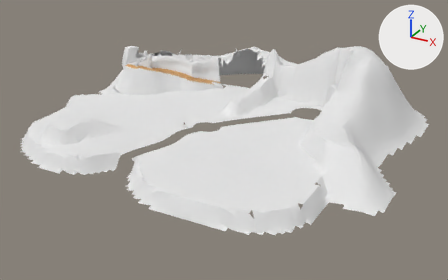
The FBX model assets/world/world-finish/world-finish-path.fbx as it was, and as the next commit left it.
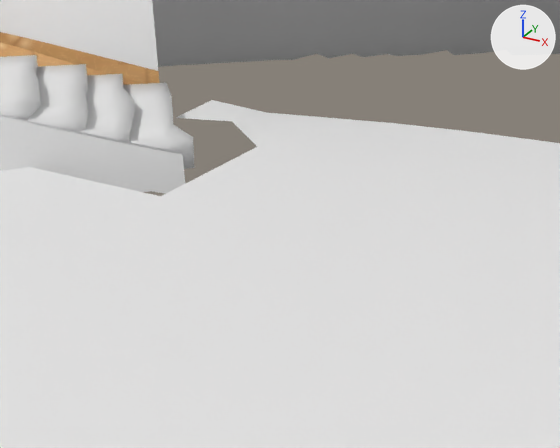
Each version is shown whole from a 50 mm lens placed at (212.0, -329.5, 161.8), pointed at (19.6, 20.3, -13.1), then close up from a 50 mm lens placed at (-0.7, 62.9, 9.7), pointed at (-15.1, 89.0, -3.4). The lights are fixed; the arrows at upper right show +X, +Y and +Z. The first two pictures are the older version.

Script lines for the objects in view, before the commit:
```python
me_terrain_ground__grass_003 = bpy.data.meshes.new('Terrain_Ground__grass.003')
me_terrain_ground__grass_003.from_pydata(...)  # 3112 vertices, 5484 faces; spans x -114.0..114.0, y -105.0..105.0, z -23.0..23.0
me_terrain_ground__grass_003.materials.append(mat_wf_grass)  # white #e7e7e7
# before: 222 (-27.0, 69.0, -23.0) at pixel (232, 121), 244 (-30.0, 66.0, -23.0), 245 (-24.0, 66.0, -23.0) at pixel (257, 146), 271 (-30.0, 63.0, -23.0), 272 (-24.0, 63.0, -23.0) at pixel (213, 169)
# before: 295 (-30.0, 60.0, -23.0), 296 (-27.0, 60.0, -23.0) at pixel (87, 179), 297 (-24.0, 60.0, -23.0) at pixel (160, 196)
me_w7_f_path__dirt_path = bpy.data.meshes.new('W7_F_Path__dirt_path')
me_w7_f_path__dirt_path.from_pydata(...)  # 173 vertices, 113 faces; spans x -84.4..-22.1, y 41.6..87.1, z 1.5..19.1
me_w7_f_path__dirt_path.materials.append(mat_wf_dirt_path)  # picture img_w1_dirt_path_png
me_w7_f_pathwall__cliff_rock = bpy.data.meshes.new('W7_F_PathWall__cliff_rock')
me_w7_f_pathwall__cliff_rock.from_pydata(...)  # 686 vertices, 448 faces; spans x -89.1..-16.6, y 32.6..99.3, z -1.1..25.0
me_w7_f_pathwall__cliff_rock.materials.append(mat_wf_cliff_rock)  # white #e7e7e7
ob_w7_cd_ground__grass = bpy.data.objects.new('W7_CD_Ground__grass', me_terrain_ground__grass_003)
ob_w7_cd_ground__grass.location = (9.0, 21.0, 23.23)
ob_w7_f_path__dirt_path = bpy.data.objects.new('W7_F_Path__dirt_path', me_w7_f_path__dirt_path)
ob_w7_f_path__dirt_path.location = (0.0, 0.0, 0.0)
ob_w7_f_pathwall__cliff_rock = bpy.data.objects.new('W7_F_PathWall__cliff_rock', me_w7_f_pathwall__cliff_rock)
ob_w7_f_pathwall__cliff_rock.location = (0.0, 0.0, 0.0)
# also in view: 'W7_F_PathFoot__dirt_path' at (-44.3, 74.7, 8.7); 'W7_CD_Ground__ground' at (16.5, 34.5, 18.8); 'W7_F_PathSteps__boulder_rock' at (-50.6, 70.0, 12.4)
```
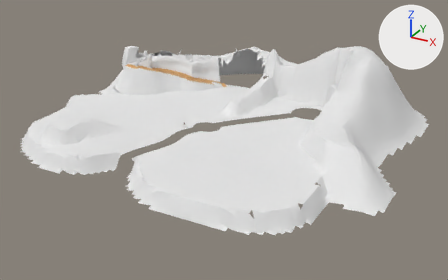
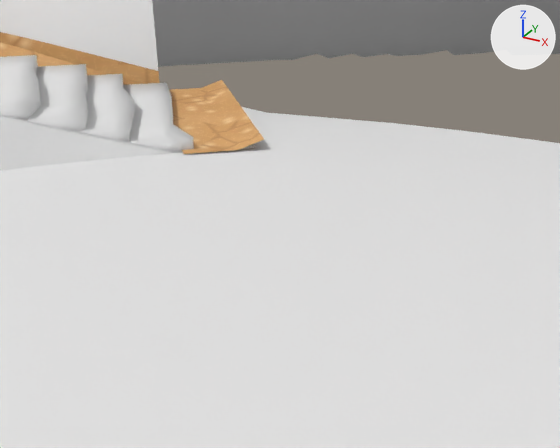
Boxes (x1, y1, x2, y2) around the edits, measured in the close-ups (560 x 448 px):
'W7_F_Path__dirt_path', reshaped (not visible before)
    after: (169, 80, 264, 154)
part 1 of me_terrain_ground__grass_003, added
    after: (32, 144, 257, 196)

The change, as a diff of the scene's bpy script:
```diff
--- a/assets/world/world-finish/world-finish-path.fbx.py
+++ b/assets/world/world-finish/world-finish-path.fbx.py
@@ me_w7_f_path__dirt_path @@
 # used by ob_w7_f_path__dirt_path; location = (0.0, 0.0, 0.0)
 # verts and faces of me_w7_f_path__dirt_path; kept vertices keep their numbers, new ones are numbered from 173
-me_w7_f_path__dirt_path.from_pydata(...)  # 173 vertices, 113 faces; spans x -84.4..-22.1, y 41.6..87.1, z 1.5..19.1
+me_w7_f_path__dirt_path.from_pydata(...)  # 181 vertices, 116 faces; spans x -84.4..-14.5, y 41.6..94.0, z 0.7..19.1
+# me_w7_f_path__dirt_path part 2
+verts[173] = (-22.6, 92.7, 0.7)  # pixel (180, 88)
+verts[174] = (-23.3, 92.0, 0.7)
+verts[175] = (-16.8, 84.7, 0.7)  # pixel (183, 154)
+verts[176] = (-16.0, 85.4, 0.7)  # pixel (210, 152)
+verts[177] = (-21.8, 93.4, 0.7)  # pixel (201, 87)
+verts[178] = (-15.3, 86.1, 0.7)  # pixel (237, 150)
+verts[179] = (-21.1, 94.0, 1.0)  # pixel (221, 79)
+verts[180] = (-14.5, 86.7, 1.0)  # pixel (264, 139)
+faces += [(173, 174, 175, 176), (173, 176, 178, 177), (177, 178, 180, 179)]
 me_w7_f_path__dirt_path.materials.append(mat_wf_dirt_path)
@@ me_terrain_ground__grass_003 @@
 # used by ob_w7_cd_ground__grass; location = (9.0, 21.0, 23.23)
 # verts and faces of me_terrain_ground__grass_003; kept vertices keep their numbers, new ones are numbered from 3112
-me_terrain_ground__grass_003.from_pydata(...)  # 3112 vertices, 5484 faces; spans x -114.0..114.0, y -105.0..105.0, z -23.0..23.0
+me_terrain_ground__grass_003.from_pydata(...)  # 3114 vertices, 5491 faces; spans x -114.0..114.0, y -105.0..105.0, z -23.0..23.0
+# me_terrain_ground__grass_003 part 1
+verts[3112] = (-27.0, 66.0, -23.0)
+verts[3113] = (-27.0, 63.0, -23.0)  # pixel (144, 155)
+faces += [(222, 3112, 245), (244, 271, 3113), (245, 3113, 272), (271, 295, 3113), (295, 296, 3113), (296, 297, 3113)]
+faces += [(272, 3113, 297)]
 me_terrain_ground__grass_003.materials.append(mat_wf_grass)
```
